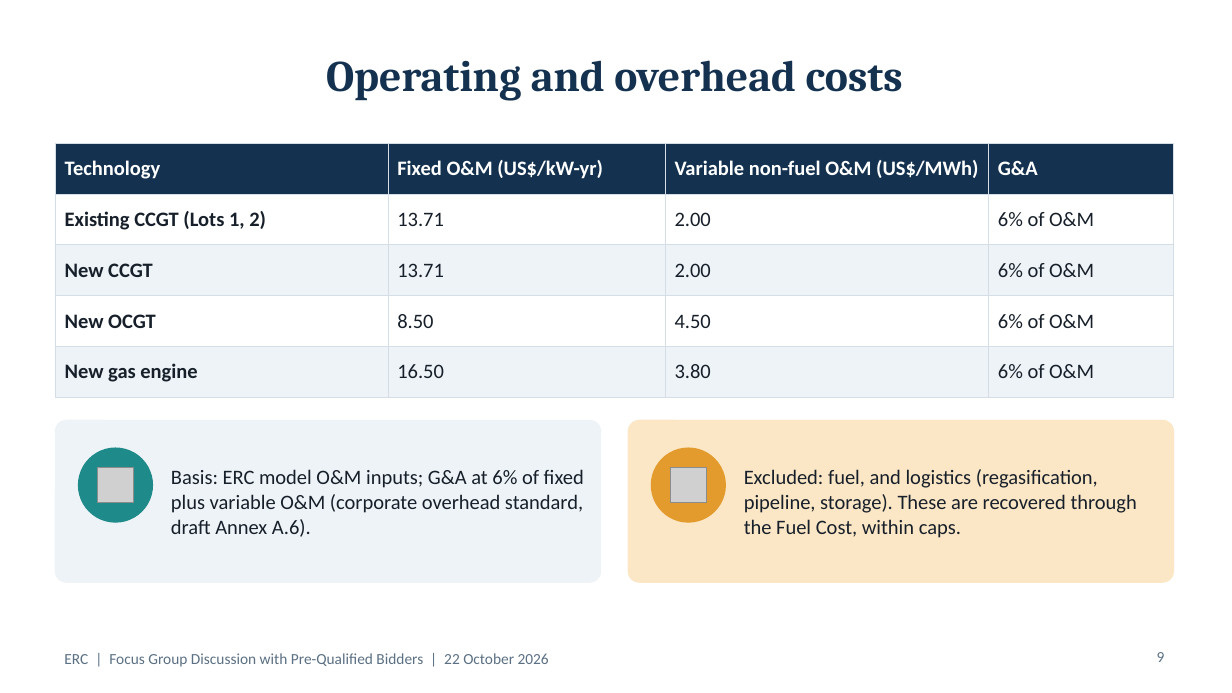
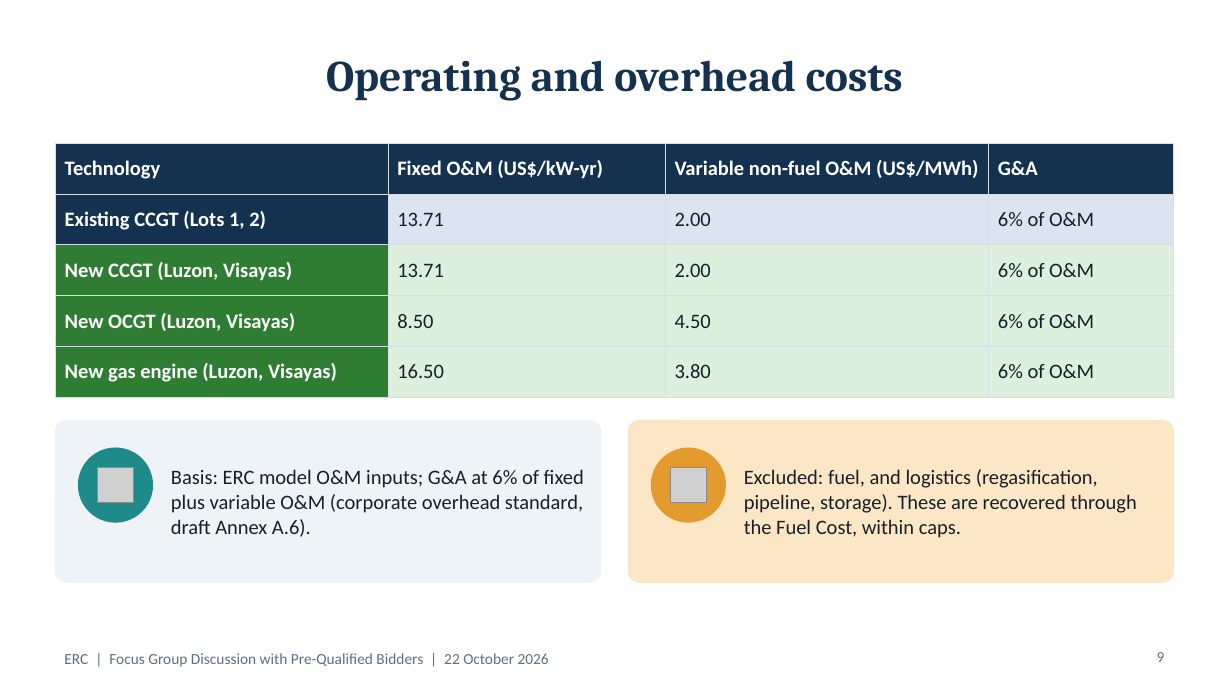
Before and after one commit to polyphase123/Midmerit, a slide deck: slide 9 of ERC_FGD_Model_Assumptions.pptx. Drawn at 1232x693 pixels with LibreOffice and Linux fonts; fonts in the diff are those of the drawing; grey boxes stand for pictures. Boxes give left, top, right and bottom in pixels: in the first picture for what was removed or moved away, otherwise in the second. Text is boxed around its words. In the diff, an @@ line names an element or a change of style, - is before the commit and + after.

```diff
--- a/ERC_FGD_Model_Assumptions.pptx
+++ b/ERC_FGD_Model_Assumptions.pptx
@@ table at [55,143,1174,386] @@
-row 3, column 1: New CCGT
+row 3, column 1: New CCGT (Luzon, Visayas)
-row 4, column 1: New OCGT
+row 4, column 1: New OCGT (Luzon, Visayas)
-row 5, column 1: New gas engine
+row 5, column 1: New gas engine (Luzon, Visayas)
@@ fill #FFFFFF to #14324F in row 2, column 1 @@
@@ fill #FFFFFF to #DCE5EF in 3 cells @@
@@ fill #EEF3F7 to #2E7D32 in 2 cells @@
@@ fill #EEF3F7 to #DDEFDD in 6 cells @@
@@ fill #FFFFFF to #2E7D32 in row 4, column 1 @@
@@ fill #FFFFFF to #DDEFDD in 3 cells @@
@@ text colour #17202A to #FFFFFF in "Existing CCGT (Lots 1, 2)" @@
```
Also in this commit, not shown: 22 other slides changed, 4 slides added.
